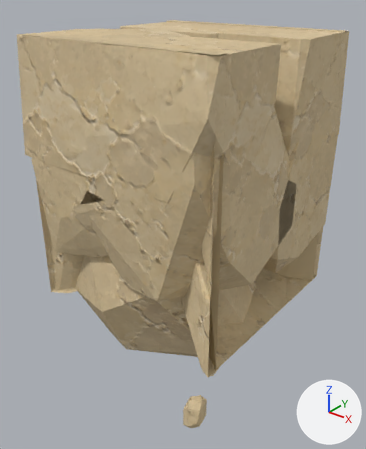
Two versions of the glTF model assets/custom/models/ground_modules/ground_bottom_strip_09.glb, one commit apart.
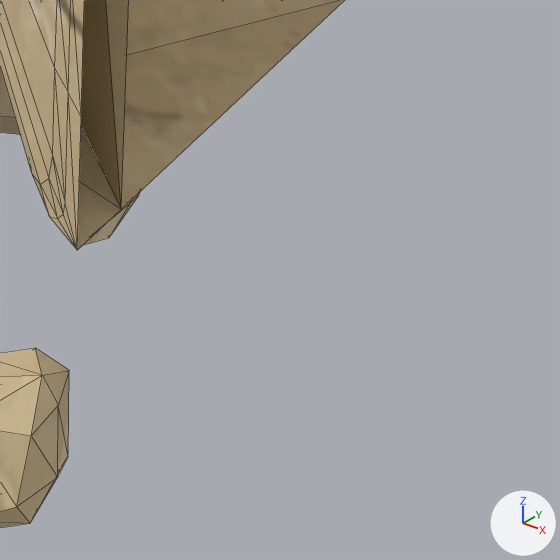
Each version is shown whole from a 50 mm camera at (1.91, -1.3, 1.12) aimed at (0.49, 0.48, 0.01), then close up on the part from 53% to 81% of the width and 74% to 97% of the height. The lights are fixed; the arrows at lower right show +X, +Y and +Z. The older version's two pictures come first. The close-ups show mesh edges as thin lines. Vertices at exactly the same position are counted once.

In view in the first close-up: 'GroundBottomStrip09_Body'.
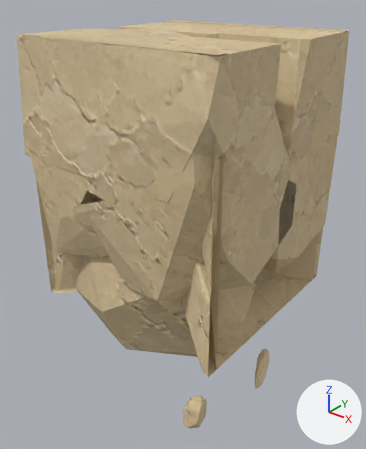
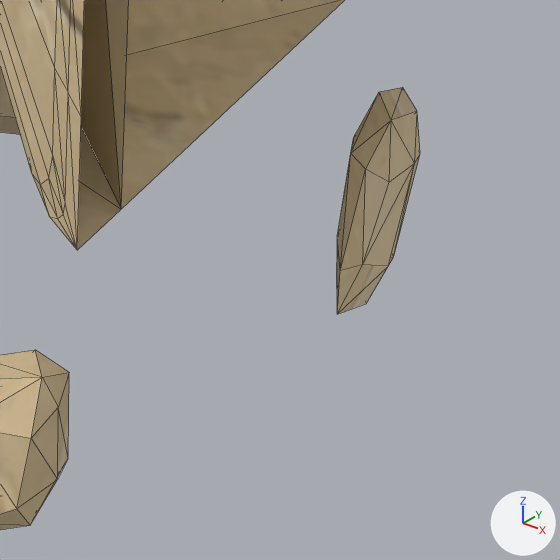
The edits, one by one:
me_groundbottomstrip09_bodyshouldermesh is used by ob_groundbottomstrip09_body; location (0.0, 0.0, 0.0).
me_groundbottomstrip09_bodyshouldermesh had 886 vertices, 1565 faces and spanned x 0.0..1.0, y -0.04..1.04, z -0.85..0.91.
me_groundbottomstrip09_bodyshouldermesh now has 886 vertices, 1565 faces and spans x 0.0..1.0, y -0.04..1.04, z -0.81..0.91.
me_groundbottomstrip09_bodyshouldermesh part 1: the loose piece of 24 vertices spanning x 0.61..0.7, y 0.43..0.69, z -0.85..-0.74 is moved by (0.28, 0.02, 0.06).

What differs and where, as boxes [x1, y1, x2, y2] in the close-ups (560 x 560 px; the box of a moved part takes in the faces that stretch with it):
'GroundBottomStrip09_Body', reshaped
    before: [0, 0, 344, 528]
    after: [0, 0, 420, 530]
part 1 of me_groundbottomstrip09_bodyshouldermesh, moved or reshaped
    before: [83, 192, 140, 245]
    after: [337, 87, 420, 314]
